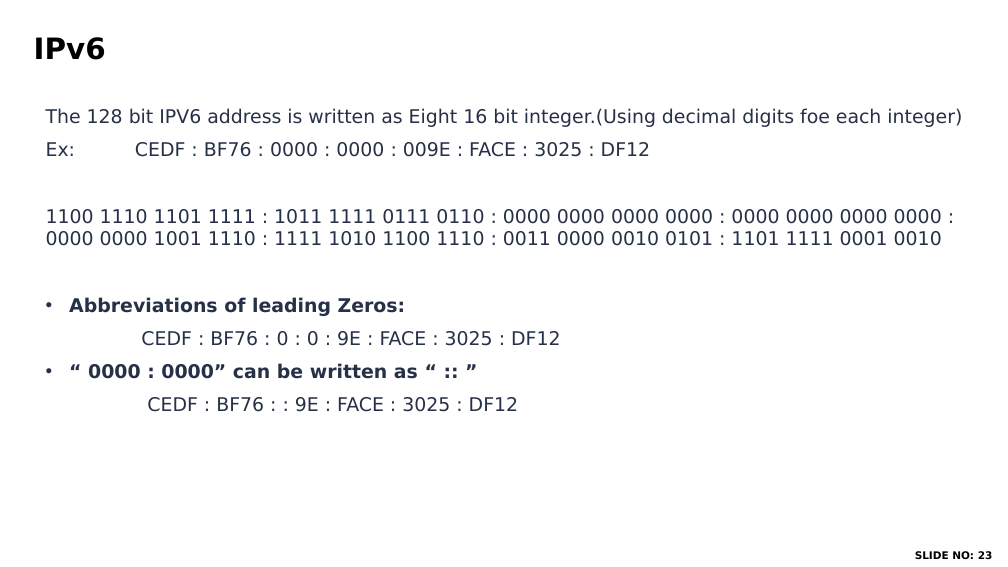
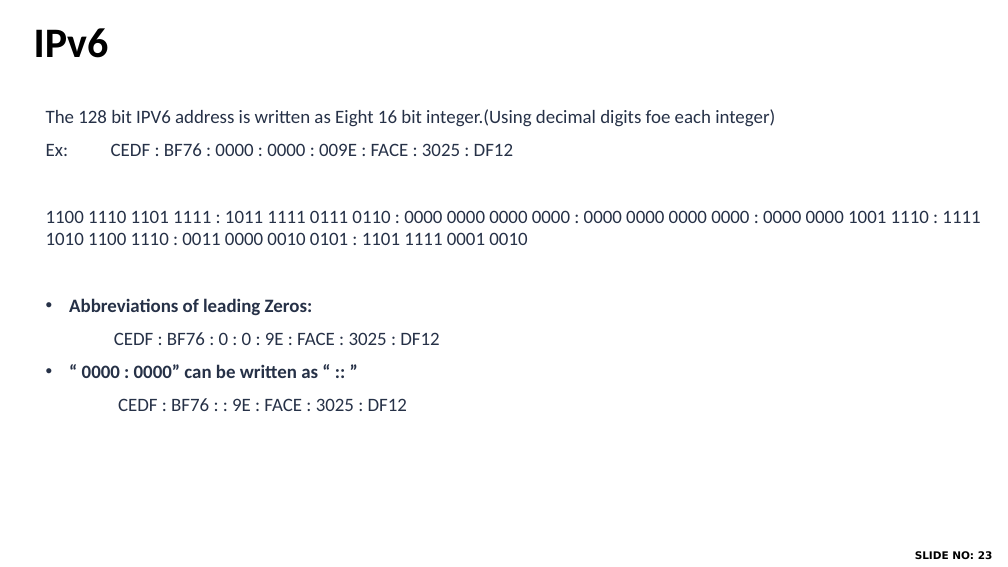
Before and after one commit to PriyalPotnis/m1, a slide deck: slide 8 of M1.pptx. Drawn at 1008x567 pixels with LibreOffice and Linux fonts; fonts in the diff are those of the drawing. Boxes give left, top, right and bottom in pixels: in the first picture for what was removed or moved away, otherwise in the second. Text is boxed around its words. In the diff, an @@ line names an element or a change of style, - is before the commit and + after.

```diff
--- a/M1.pptx
+++ b/M1.pptx
@@ title "IPv6" at [34,28,109,58]: size 28 to 40 pt, font DejaVu Sans to Calibri @@
@@ text "The 128 bit IPV6 address ..." at [46,109,980,411]: font DejaVu Sans to Calibri @@
```
Also in this commit, not shown: 10 other slides changed, 1 slide removed, 1 other file.
